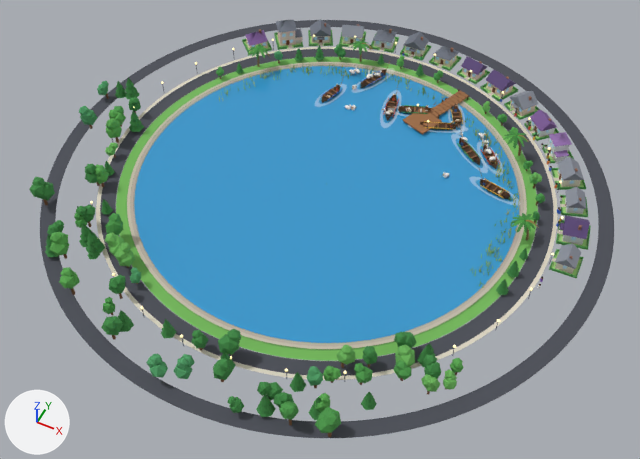
The glTF model towns/eluru.glb: old version first, new version second.
Both versions are drawn from a 50 mm lens placed at (83.3, -171.3, 192.7), pointed at (3.6, -11.7, -6.8). Arrows for +X, +Y and +Z are at lower left; the lights stay in place. The older version comes first. Where no turn or scale is listed for an object, it has been applied to the vertices. Vertices at exactly the same position are counted once.
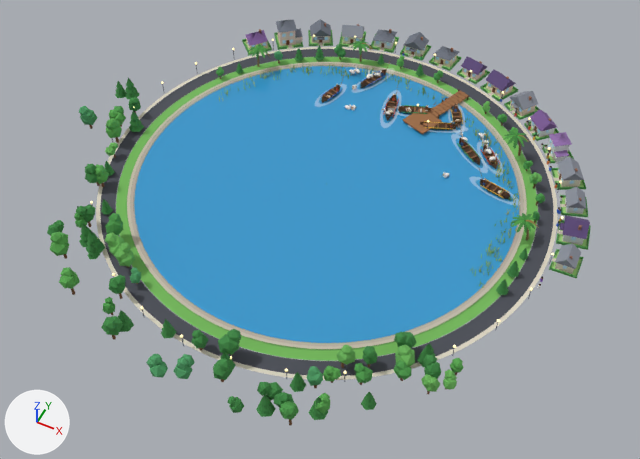
Where the newer file only moved an object's origin or applied its transform, the numbers keep the older frame.

Changed parts and their boxes (x1, y1, x2, y2) in the pictures (640 x 459 px):
'Mesh_12', reshaped (7% narrower)
    before: (29, 19, 614, 438)
    after: (47, 19, 590, 426)
part 1 of me_mesh_12, deleted
    before: (29, 81, 341, 437)
part 2 of me_mesh_12, cut back
    before: (40, 20, 614, 438)
    after: (86, 48, 544, 376)

What the commit changed:
me_mesh_12 is used by ob_mesh_12; location (-0.5, 0.0, 5.1).
me_mesh_12 had 8446 vertices, 13132 faces and spanned x -86.0..86.0, y -86.0..86.0, z -5.0..5.0.
me_mesh_12 now has 7887 vertices, 12580 faces and spans x -81.0..77.0, y -83.0..77.0, z -5.0..5.0.
me_mesh_12 part 1: 14 loose pieces with 160 vertices, spanning x -86.0..41.0, y -79.0..5.0, z -5.0..5.0, are deleted.
me_mesh_12 part 2: 24 vertices moved within x -67.0..62.0, y -79.0..58.0, z -5.0..1.0; 436 vertices removed from x -85.0..86.0, y -86.0..86.0, z -5.0..4.0; 37 vertices added at x -71.0..70.0, y -55.0..67.0, z -5.0..4.0.
